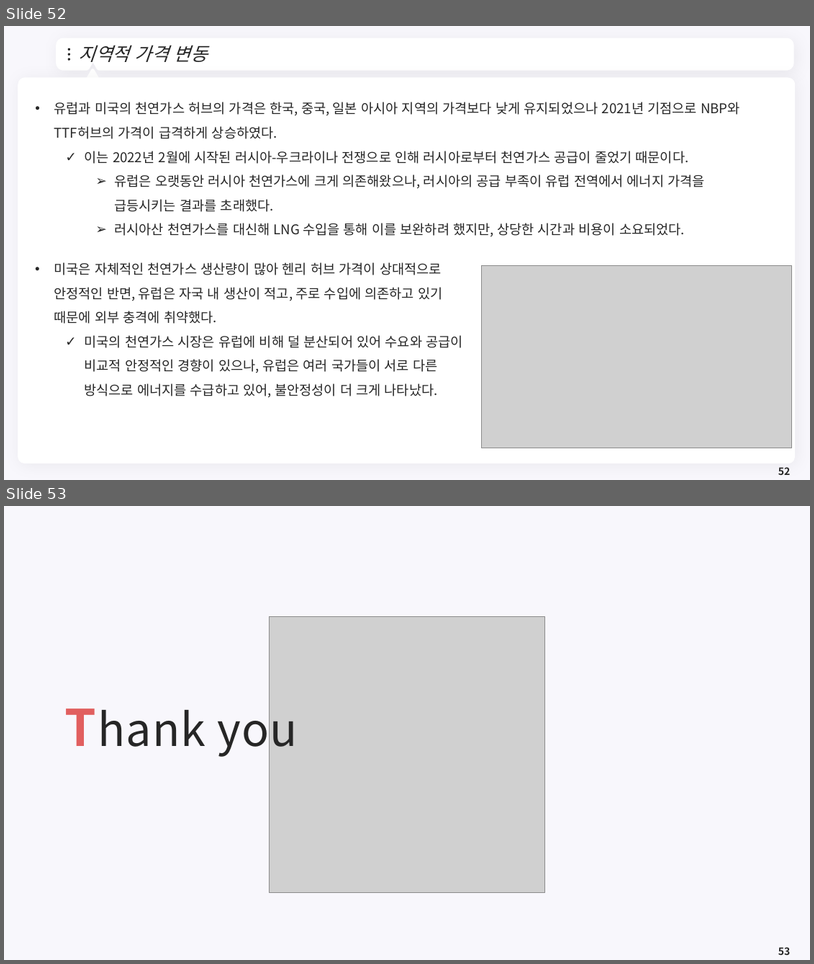
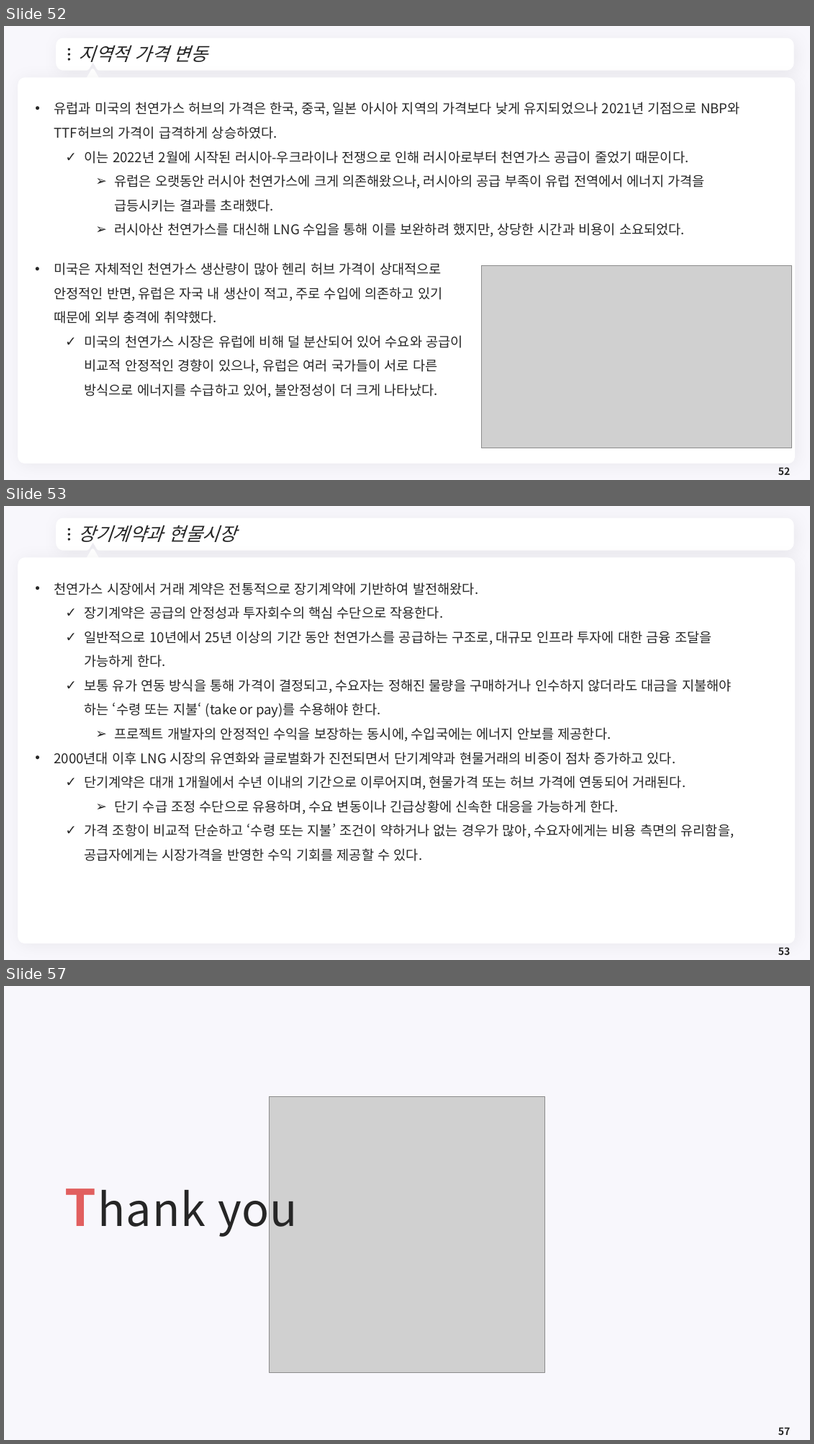
Before and after one commit to meandthey/Teaching, a slide deck: 에너지경제학/자원에너지경제학_Chapter_3 (가스).pptx. Shown one above the other, each under a label of ours: slides 52 and 53 before the commit, slides 52, 53 and 57 after it; the slides between them are not shown. The pictures are 814x964 and 814x1444 pixels, drawn with LibreOffice and Linux fonts; fonts in the diff are those of the drawing; grey boxes stand for pictures; background and template pictures are left out. Boxes give left, top, right and bottom in pixels: in the first picture for what was removed or moved away, otherwise in the second. Text is boxed around its words. In the diff, an @@ line names an element or a change of style, - is before the commit and + after.

```diff
--- a/에너지경제학/자원에너지경제학_Chapter_3 (가스).pptx
+++ b/에너지경제학/자원에너지경제학_Chapter_3 (가스).pptx
@@ slide 53 added at (4,506,810,960), background #F8F7FC; not listed: 7 template elements that a slide beside it also shows @@
@@ title added at (79,525,237,542), 22 pt, text #262626, italic @@
+장기계약과 현물시장
@@ text added at (54,582,735,861), 16 pt, text #262626 @@
+• 천연가스 시장에서 거래 계약은 전통적으로 장기계약에 기반하여 발전해왔다.
+  ✓ 장기계약은 공급의 안정성과 투자회수의 핵심 수단으로 작용한다.
+  ✓ 일반적으로 10년에서 25년 이상의 기간 동안 천연가스를 공급하는 구조로, 대규모 인프라 투자에 대한 금융 조달을 가능하게 한다.
+  ✓ 보통 유가 연동 방식을 통해 가격이 결정되고, 수요자는 정해진 물량을 구매하거나 인수하지 않더라도 대금을 지불해야 하는 ‘수령 또는 지불‘ (take or pay)를 수용해야 한다.
+    ➢ 프로젝트 개발자의 안정적인 수익을 보장하는 동시에, 수입국에는 에너지 안보를 제공한다.
+• 2000년대 이후 LNG 시장의 유연화와 글로벌화가 진전되면서 단기계약과 현물거래의 비중이 점차 증가하고 있다.
+  ✓ 단기계약은 대개 1개월에서 수년 이내의 기간으로 이루어지며, 현물가격 또는 허브 가격에 연동되어 거래된다.
+    ➢ 단기 수급 조정 수단으로 유용하며, 수요 변동이나 긴급상황에 신속한 대응을 가능하게 한다.
+  ✓ 가격 조항이 비교적 단순하고 ‘수령 또는 지불’ 조건이 약하거나 없는 경우가 많아, 수요자에게는 비용 측면의 유리함을, 공급자에게는 시장가격을 반영한 수익 기회를 제공할 수 있다.
@@ page number added at (779,947,790,955), 12 pt, text #262626, bold @@
+53
@@ what was slide 53 is now slide 57 @@
@@ page number at (779,1427,790,1435): text changed @@
-53
+57
```
Also in this commit, not shown: 1 slide changed, 3 other slides added, 4 other files.
